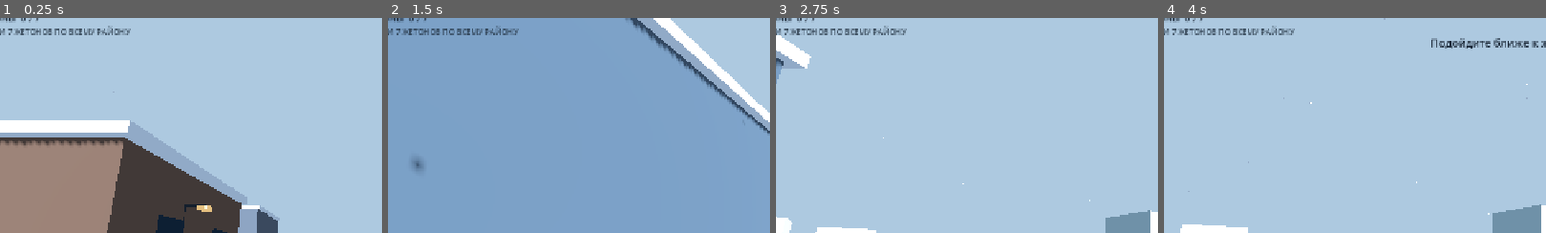
Above: before the commit, frames 1-4 (left to right).
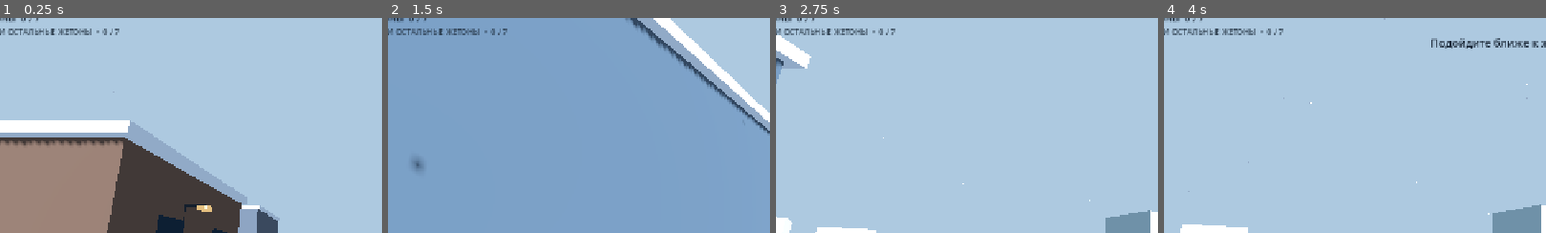
Above: after the commit, the same moments.

Repository: avioverse6-create/BLACK-CAPTS
Game: Godot game, scene res://scenes/main.tscn
Same seed, same stepped clock (60 frames per second), same inputs: the game is played once before the commit and once after it.
Inputs (mouse positions are % of the whole screen's width and height, from its top left):
- Up to frame 1 (0.25 s): no input
- Up to frame 2 (1.5 s): drag from (9, 85) to (60, 28) at 0.52 s; drag from (30, 55) to (45, 70) at 1.27 s
- Up to frame 3 (2.75 s): move the mouse to (60, 28) at 2.02 s; hold Right (ui_right) from 2.03 s (still down)
- Up to frame 4 (4 s): release Right (ui_right) at 2.75 s; drag from (45, 70) to (20, 35) at 2.77 s; click "ПОГОВОРИТЬ" at 3.5 s
The pictures show only the part of the screen within x 5-55%, y 8-58%; the shares and areas given below are measured in that part.

The runs differ from the first frame. In frame 1, 0.7% of the frame differs, in the area x 2-35%, y 3-8%; in frame 2, 0.6%; in frame 3, 0.7%; in frame 4, 0.7%.

Commit message:
Restore saved mission progress in HUD

Diff:
--- a/scripts/main.gd
+++ b/scripts/main.gd
@@ -256,14 +256,14 @@
     layer.add_child(title)
 
     token_label = Label.new()
-    token_label.text = "ЖЕТОНЫ  0 / 7"
+    token_label.text = "ЖЕТОНЫ  %d / 7" % token_count
     token_label.position = Vector2(22, 48)
     token_label.add_theme_font_size_override("font_size", 15)
     token_label.add_theme_color_override("font_color", Color(0.08, 0.13, 0.19, 0.92))
     layer.add_child(token_label)
 
     objective_label = Label.new()
-    objective_label.text = "НАЙДИ 7 ЖЕТОНОВ ПО ВСЕМУ РАЙОНУ"
+    objective_label.text = "РАЙОН ИССЛЕДОВАН  •  7 / 7" if token_count >= 7 else "НАЙДИ ОСТАЛЬНЫЕ ЖЕТОНЫ  •  %d / 7" % token_count
     objective_label.position = Vector2(22, 72)
     objective_label.add_theme_font_size_override("font_size", 13)
     objective_label.add_theme_color_override("font_color", Color(0.12, 0.18, 0.24, 0.86))
